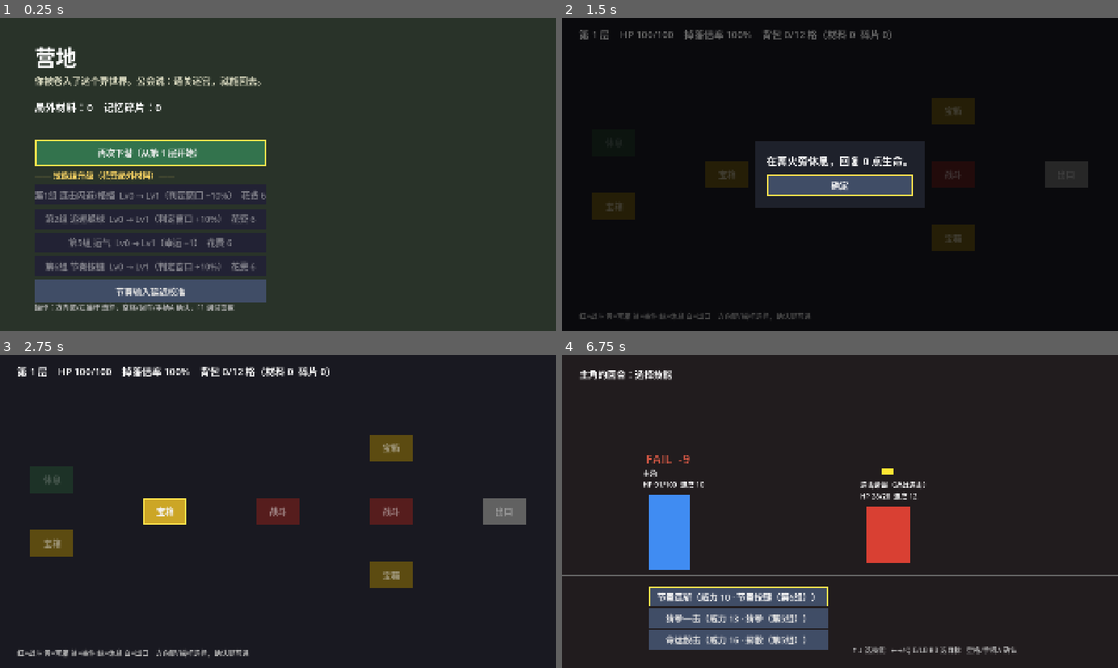
Above: before the commit, frames 1-4 (two rows, left to right).
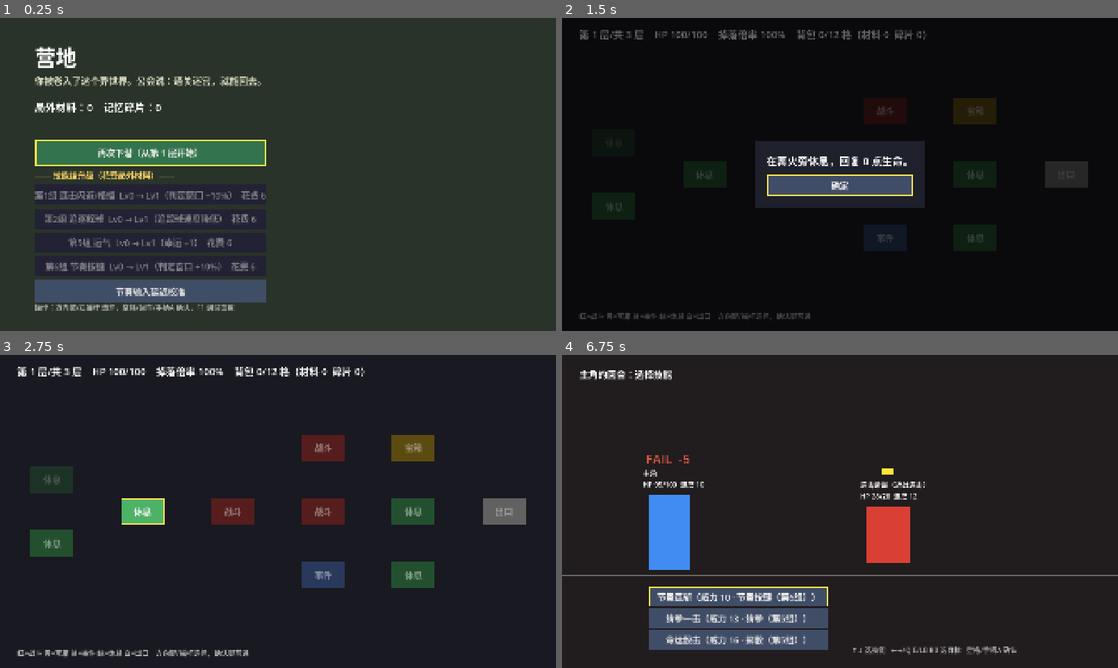
Above: after the commit, the same moments.

Repository: 7mouse/stellar-abyss-greybox
Game: Godot game, scene res://scenes/camp.tscn
The game is run twice, just before and just after one commit, with the same random seed, the same clock (stepped at 60 frames per second) and the same inputs.
Inputs (mouse positions are in pixels of both pictures, inside the frame that each line leads up to):
- Up to frame 1 (0.25 s): no input
- Up to frame 2 (1.5 s): click "再次下潜（从第 1 层开始）" at 0.5 s; click "休息" at 1.25 s
- Up to frame 3 (2.75 s): click "确定" at 2 s
- Up to frame 4 (6.75 s): click "宝箱" (after the commit: "休息") at 2.75 s; tap Enter (ui_accept) at 3.5, 3.77, 4.25, 4.52, 5.75, 6.02, 6.5 s; move the mouse to (962, 495) at 3.52 s; hold D (move_right) 3.53-4.28 s; hold Space (mg_action) 3.53-4.28 s; click (962, 495) at 3.67 s; move the mouse to (728, 527) at 4.27 s; hold S (move_down) 4.28-5.03 s; tap E (target_next) at 4.35 s; move the mouse to (895, 442) at 5.02 s; hold D (move_right) 5.03-5.78 s; hold Q (target_prev) 5.03-5.78 s; move the mouse to (812, 574) at 5.77 s; hold W (move_up) 5.78-6.53 s; tap J at 5.85 s; click (812, 574) at 5.92 s; move the mouse to (1006, 558) at 6.52 s; hold A (move_left) from 6.53 s (still down); tap Z at 6.6 s

The runs differ from the first frame. In frame 1, 0.4% of the frame differs, in the area x 8-47%, y 62-66%; in frame 2, 2.8%; in frame 3, 8.8%, in the area x 5-79%, y 3-75%; in frame 4, less than 0.1%.

Commit message:
数值调整 v1 + 最终层（假结局循环）
- tunables.tres 覆盖：节点 11~13、def_mult_good 0.35、敌人成长 HP/攻击 0.25/0.25、final_floor 3（tunables.gd 默认值不变）
- 敌人攻击：近战连击 5、追踪弹 7、均衡 5；猜拳 anim_sec 0.5
- 新增 final_floor 参数（F1 可改）：最终层出口弹出“恭喜通关”，战利品全部存入局外，迷宫重置回第 1 层
- 营地第2组升级文案改为“追踪球速度降低”
- 测试扩充到 173 项，含两轮通关→重置循环

Diff:
--- a/data/enemies/balanced.tres
+++ b/data/enemies/balanced.tres
@@ -6,7 +6,7 @@
 script = ExtResource("1")
 display_name = "迷宫守卫（均衡）"
 max_hp = 34
-attack = 8
+attack = 5
 speed = 9
 pattern = 2
 color = Color(0.8, 0.55, 0.15, 1)
--- a/data/enemies/melee.tres
+++ b/data/enemies/melee.tres
@@ -6,7 +6,7 @@
 script = ExtResource("1")
 display_name = "连击蜥蜴（近战连击）"
 max_hp = 28
-attack = 9
+attack = 5
 speed = 12
 pattern = 0
 color = Color(0.85, 0.25, 0.2, 1)
--- a/data/enemies/tracker.tres
+++ b/data/enemies/tracker.tres
@@ -6,7 +6,7 @@
 script = ExtResource("1")
 display_name = "追踪术士（追踪弹）"
 max_hp = 22
-attack = 11
+attack = 7
 speed = 7
 pattern = 1
 color = Color(0.6, 0.3, 0.85, 1)
--- a/data/minigames/attack_rps.tres
+++ b/data/minigames/attack_rps.tres
@@ -13,3 +13,4 @@
 mode = "rps"
 telegraph_text = "赌一把运气！"
 telegraph_color = Color(0.3, 0.9, 0.5, 1)
+anim_sec = 0.5
--- a/data/tunables.tres
+++ b/data/tunables.tres
@@ -4,3 +4,9 @@
 
 [resource]
 script = ExtResource("1")
+nodes_min = 11
+nodes_max = 13
+def_mult_good = 0.35
+enemy_hp_per_depth = 0.25
+enemy_atk_per_depth = 0.25
+final_floor = 3
--- a/scenes/camp.gd
+++ b/scenes/camp.gd
@@ -29,7 +29,7 @@
 	enter_btn.grab_focus.call_deferred()
 
 func _upgrade_text(g: int) -> String:
-	var eff := "幸运 +1" if g == 5 else "判定窗口 +10%"
+	var eff := "幸运 +1" if g == 5 else ("追踪球速度降低" if g == 2 else "判定窗口 +10%")
 	return "第%d组 %s  Lv%d → Lv%d（%s）  花费 %d" % [g, GROUP_NAMES[g], GameState.skill_levels[g], GameState.skill_levels[g] + 1, eff, GameState.upgrade_cost(g)]
 
 func _on_upgrade(g: int) -> void:
--- a/scenes/dungeon.gd
+++ b/scenes/dungeon.gd
@@ -45,7 +45,7 @@
 	return DungeonGen.reachable_from(fd, GameState.current_node)
 
 func _refresh() -> void:
-	header.text = "第 %d 层    HP %d/%d    掉落倍率 %d%%    背包 %d/%d 格（材料 %d  碎片 %d）" % [GameState.depth, GameState.player_hp, GameState.tunables. …(167 unchanged characters)…
+	header.text = ("第 %d 层" + ("（最终层）" if GameState.is_final_floor() else ("/共 %d 层" % GameState.tunables.final_floor if GameState.tunables.final_floor > 0 else ""))) % GameState.depth + "    HP %d/%d    掉落倍率 %d%%    背包 %d/%d 格（材料 %d  碎片 %d）" % [GameState.player_hp, GameState.tunables. …(167 unchanged characters)…
 	if popup_node == null and not GameState.pending_loot.is_empty():
 		_discard_choice()
 		return
@@ -89,7 +89,10 @@
 			var h := GameState.heal_rest()
 			_message("在篝火旁休息，回复 %d 点生命。" % h)
 		"exit":
-			_exit_choice()
+			if GameState.is_final_floor():
+				_clear_popup()
+			else:
+				_exit_choice()
 	_refresh()
 
 func _message(text: String) -> void:
@@ -141,6 +144,18 @@
 	for id in buttons:
 		buttons[id].disabled = true
 
+## 最终层出口：恭喜通关 → 迷宫重置（假结局占位）
+func _clear_popup() -> void:
+	var p := UI.popup(self, "恭喜通关！\n向导：“你已经走到了迷宫的尽头。”\n……然而，迷宫的入口再次打开了。（假结局占位）")
+	popup_node = p.panel
+	popup_kind = "clear"
+	var b := UI.button(p.box, "确定（战利品全部带出，迷宫重置）", choose_clear_confirm, Vector2(640, 80), Color(0.6, 0.5, 0.2))
+	b.grab_focus.call_deferred()
+
+func choose_clear_confirm() -> void:
+	_close_popup()
+	GameState.clear_dungeon()
+
 func _close_popup() -> void:
 	if popup_node:
 		popup_node.queue_free()
--- a/scripts/debug_panel.gd
+++ b/scripts/debug_panel.gd
@@ -61,7 +61,7 @@
 
 func _process(_d: float) -> void:
 	if root.visible:
-		info.text = "当前层：%d  掉落倍率：%d%%  HP：%d  材料：%d  碎片：%d" % [GameState.depth, roundi(GameState.loot_mult * 100), GameState.player_hp, GameState.run_loot.material, GameState.run_loot.shard]
+		info.text = "通关次数：%d  当前层：%d  掉落倍率：%d%%  HP：%d  材料：%d  碎片：%d" % [GameState.clear_count, GameState.depth, roundi(GameState.loot_mult * 100), GameState.player_hp, GameState.run_loot.material, GameState.run_loot.shard]
 		prob.text = probability_text()
 		if not depth_spin.get_line_edit().has_focus():
 			depth_spin.set_value_no_signal(GameState.depth)
--- a/scripts/game_state.gd
+++ b/scripts/game_state.gd
@@ -47,6 +47,7 @@
 var floor_data: Dictionary = {}
 var current_node: int = -1 ## -1 = 刚进入本层，尚未踏上节点
 var last_result: Dictionary = {}
+var clear_count: int = 0 ## 通关（假结局）次数
 
 # ---- 测试钩子 ----
 var auto_minigame: int = -1 ## >=0 时小游戏跳过操作直接给出该判定
@@ -110,6 +111,24 @@
 	player_hp = tunables.player_max_hp
 	run_seed = tunables.map_seed if tunables.map_seed >= 0 else randi()
 	_gen_floor()
+
+func is_final_floor() -> bool:
+	return tunables.final_floor > 0 and depth >= tunables.final_floor
+
+## 通关最终层（假结局占位）：战利品全部存入局外，迷宫重置，从第 1 层重新开始
+func clear_dungeon() -> void:
+	var loot := run_loot
+	meta_materials += loot.material
+	meta_shards += loot.shard
+	clear_count += 1
+	last_result = {"extracted": true, "cleared": true, "depth": depth, "material": loot.material, "material_lost": 0, "shard": loot.shard}
+	var keep_hp := player_hp
+	new_run()
+	if tunables.map_seed >= 0:
+		run_seed = tunables.map_seed + clear_count * 7919
+		_gen_floor()
+	player_hp = tunables.player_max_hp
+	goto(SCN_DUNGEON)
 
 func descend() -> void:
 	depth += 1
--- a/scripts/resources/tunables.gd
+++ b/scripts/resources/tunables.gd
@@ -8,6 +8,7 @@
 @export var nodes_max: int = 10
 @export var rest_heal_ratio: float = 0.3
 @export var loot_bonus_per_depth: float = 0.25
+@export var final_floor: int = 0 ## 最终层：该层出口 = 通关（假结局，迷宫重置）；0 = 无最终层
 @export var chest_material: int = 3
 @export var chest_shard: int = 1
 @export var chest_shard_rate: float = 0.6 ## 宝箱掉碎片概率
--- a/tests/test_runner.gd
+++ b/tests/test_runner.gd
@@ -45,6 +45,9 @@
 		var d = scene()
 		if d.scene_file_path != GameState.SCN_DUNGEON:
 			return false
+		while d.popup_kind == "discard":
+			d.choose_discard_new()
+			await get_tree().process_frame
 		var path := _bfs(GameState.floor_data, GameState.current_node, type)
 		if path.is_empty():
 			return false
@@ -121,7 +124,7 @@
 		for dp in [1, 2, 3]:
 			var fd := DungeonGen.generate(sd, dp, t)
 			var n: int = fd.nodes.size()
-			gen_ok = gen_ok and n >= 8 and n <= 10
+			gen_ok = gen_ok and n >= t.nodes_min and n <= t.nodes_max
 			var exits := 0
 			for nd in fd.nodes:
 				seen_types[nd.type] = true
@@ -132,7 +135,7 @@
 				reach_ok = reach_ok and (nd.type == "exit" or not _bfs(fd, nd.id, "exit").is_empty())
 			gen_ok = gen_ok and exits == 1
 			reach_ok = reach_ok and not _bfs(fd, -1, "exit").is_empty()
-	check(gen_ok, "360 次生成：每层 8~10 个节点、恰好 1 个出口")
+	check(gen_ok, "360 次生成：每层 %d~%d 个节点、恰好 1 个出口" % [t.nodes_min, t.nodes_max])
 	check(types_ok and seen_types.size() == 5, "节点类型覆盖 战斗/宝箱/事件/休息/出口")
 	check(reach_ok, "所有节点均可到达出口（无死路）")
 	check(var_to_str(DungeonGen.generate(777, 1, t)) == var_to_str(DungeonGen.generate(777, 1, t)), "固定种子可复现")
@@ -195,7 +198,7 @@
 
 	print("== T3 回合制战斗 ==")
 	check(Battle_calc(10, R.PERFECT, true) == 15 and Battle_calc(10, R.GOOD, true) == 10 and Battle_calc(10, R.FAIL, true) == 5, "攻击伤害 150%/100%/50%")
-	check(Battle_calc(10, R.PERFECT, false) == 0 and Battle_calc(10, R.GOOD, false) == 5 and Battle_calc(10, R.FAIL, false) == 10, "防御受伤 0/50%/100%")
+	check(Battle_calc(10, R.PERFECT, false) == 0 and Battle_calc(10, R.GOOD, false) == roundi(10 * t.def_mult_good) and Battle_calc(10, R.FAIL, false) == 10, "防御受伤 0/%d%%/100%%" % roundi(t.def_mult_good * 100))
 	var counts := {}
 	var dmg_by_result := {}
 	for res in [R.PERFECT, R.GOOD, R.FAIL]:
@@ -272,6 +275,7 @@
 	t.heavy_power = 16
 
 	await test_milestone3()
+	await test_balance_v1()
 
 	print("\n结果：%d 通过，%d 失败" % [passes, fails])
 	get_tree().quit(0 if fails == 0 else 1)
@@ -876,7 +880,10 @@
 					break
 				await wait_scene(GameState.SCN_DUNGEON)
 			elif nd.type == "exit":
-				if fl < 2:
+				if scene().popup_kind == "clear":
+					scene().choose_clear_confirm()
+					await wait_scene(GameState.SCN_DUNGEON)
+				elif fl < 2:
 					scene().choose_descend()
 					await get_tree().process_frame
 					await wait_scene(GameState.SCN_DUNGEON)
@@ -889,6 +896,61 @@
 			break
 	# 估算：每次判定 预兆0.7 + 判定≈3.8 + 结算演出1.2 秒；玩家每回合选技能≈3 秒；每个节点走动/阅读≈8 秒；每场战斗进出≈5 秒
 	var est := judges * (0.7 + 3.8 + 1.2) + player_turns * 3.0 + nodes_visited * 8.0 + battles * 5.0
-	print("  估算一局：%d 个节点、%d 场战斗、%d 次判定（全 GOOD，%s）→ 约 %.1f 分钟" % [nodes_visited, battles, judges, "中途倒下" if dead else "打到第 3 层撤离", est / 60.0])
+	print("  估算一局：%d 个节点、%d 场战斗、%d 次判定（全 GOOD，%s）→ 约 %.1f 分钟" % [nodes_visited, battles, judges, "中途倒下" if dead else "打通第 3 层", est / 60.0])
 	check(est / 60.0 >= 5.0 and est / 60.0 <= 20.0, "一局时长估算 %.1f 分钟（目标 10~15，需真人计时确认）" % (est / 60.0))
 	GameState.auto_minigame = R.PERFECT
+
+# ======================= 数值调整 v1 + 最终层 =======================
+func test_balance_v1() -> void:
+	var t := GameState.tunables
+	print("== 数值 v1 ==")
+	var d := Tunables.new()
+	check(d.nodes_min == 8 and d.nodes_max == 10 and is_equal_approx(d.def_mult_good, 0.5) and is_equal_approx(d.enemy_hp_per_depth, 0.2) and is_equal_approx(d.enemy_atk_per_depth, 0.15) and d.final_floor == 0, "tunables.gd 默认值未改（可回滚）")
+	var f: Tunables = load("res://data/tunables.tres")
+	check(f.nodes_min == 11 and f.nodes_max == 13 and is_equal_approx(f.def_mult_good, 0.35) and is_equal_approx(f.enemy_hp_per_depth, 0.25) and is_equal_approx(f.enemy_atk_per_depth, 0.25) and f.final_floor == 3, "tunables.tres 覆盖：节点 11~13、GOOD 防御 35%、敌人成长 HP 25%/攻击 25%、最终层 3")
+	check(f.upgrade_cost_base == 6 and is_equal_approx(f.rest_heal_ratio, 0.3), "upgrade_cost_base=6、休息回血 30% 不变")
+	var at := []
+	for e in GameState.enemy_types:
+		at.append(e.attack)
+	check(at == [5, 7, 5], "敌人攻击：近战连击 5、追踪弹 7、均衡 5")
+	check(is_equal_approx(GameState.mg_rps.anim_sec, 0.5) and is_equal_approx(GameState.mg_dice.anim_sec, 0.8), "猜拳 anim_sec 0.5（骰子保持 0.8）")
+	check(GameState.debug_panel.find_editor(t, "final_floor") != null, "F1 面板可改最终层 final_floor")
+	GameState.goto(GameState.SCN_CAMP)
+	await wait_scene(GameState.SCN_CAMP)
+	check(scene().upgrade_buttons[2].text.contains("追踪球速度降低") and scene().upgrade_buttons[1].text.contains("判定窗口 +10%"), "营地文案：第2组“追踪球速度降低”")
+	# 猜拳平局最长耗时
+	var lg: MinigameBase = await spawn(GameState.mg_rps, {"depth": 1, "luck": 0, "seed": 1})
+	var steps := maxi(3, roundi(0.5 / 0.08))
+	lg.queue_free()
+	var worst := 2.5 + 2 * (steps * 0.08 + 0.5) + 0.3
+	check(worst <= 5.0, "猜拳平局最坏耗时 %.1f 秒（+预兆 0.7）" % worst)
+
+	print("== 最终层 / 假结局循环 ==")
+	GameState.auto_minigame = R.PERFECT
+	GameState.auto_skill = 0
+	scene().enter_dungeon()
+	await wait_scene(GameState.SCN_DUNGEON)
+	for loop in 2:
+		var meta_m := GameState.meta_materials
+		var clears := GameState.clear_count
+		for fl in range(1, 4):
+			check(GameState.depth == fl, "第 %d 轮：到达第 %d 层" % [loop + 1, fl])
+			if not await walk_to("exit"):
+				check(false, "走到出口失败")
+				return
+			if fl < 3:
+				check(scene().popup_kind == "exit", "第 %d 层出口：撤离/继续二选一" % fl)
+				scene().choose_descend()
+				await get_tree().process_frame
+				await wait_scene(GameState.SCN_DUNGEON)
+		check(scene().popup_kind == "clear" and GameState.is_final_floor(), "第 3 层出口 → “恭喜通关”（无继续深入）")
+		check(await focus_ok(), "通关弹窗有默认焦点")
+		var loot: Dictionary = GameState.run_loot
+		var old_seed := GameState.run_seed
+		scene().choose_clear_confirm()
+		await get_tree().process_frame
+		check(await wait_scene(GameState.SCN_DUNGEON), "确认后迷宫重置")
+		check(GameState.depth == 1 and GameState.current_node == -1 and GameState.inventory.is_empty() and GameState.player_hp == t.player_max_hp, "重置为第 1 层入口，背包清空，满血")
+		check(GameState.clear_count == clears + 1 and GameState.meta_materials == meta_m + loot.material and GameState.last_result.get("cleared", false), "通关次数 %d，战利品（材料 %d）全部存入局外" % [GameState.clear_count, loot.material])
+		check(GameState.run_seed != old_seed, "重置后生成新的迷宫（种子 %d → %d）" % [old_seed, GameState.run_seed])
+	GameState.auto_minigame = R.PERFECT
